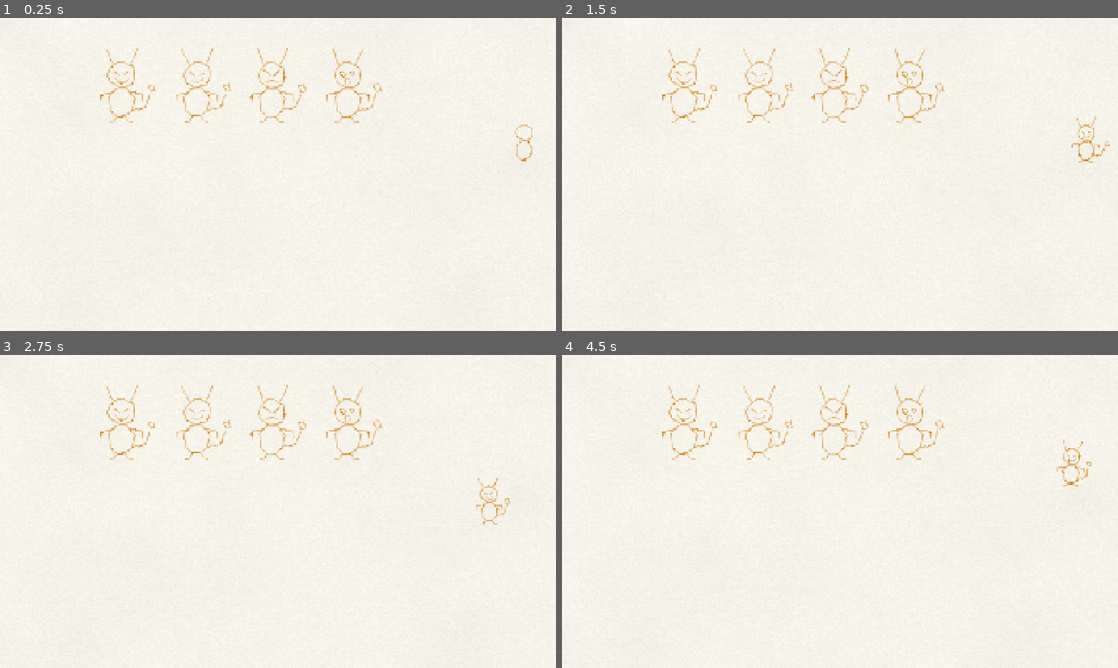
Above: before the commit, frames 1-4 (two rows, left to right).
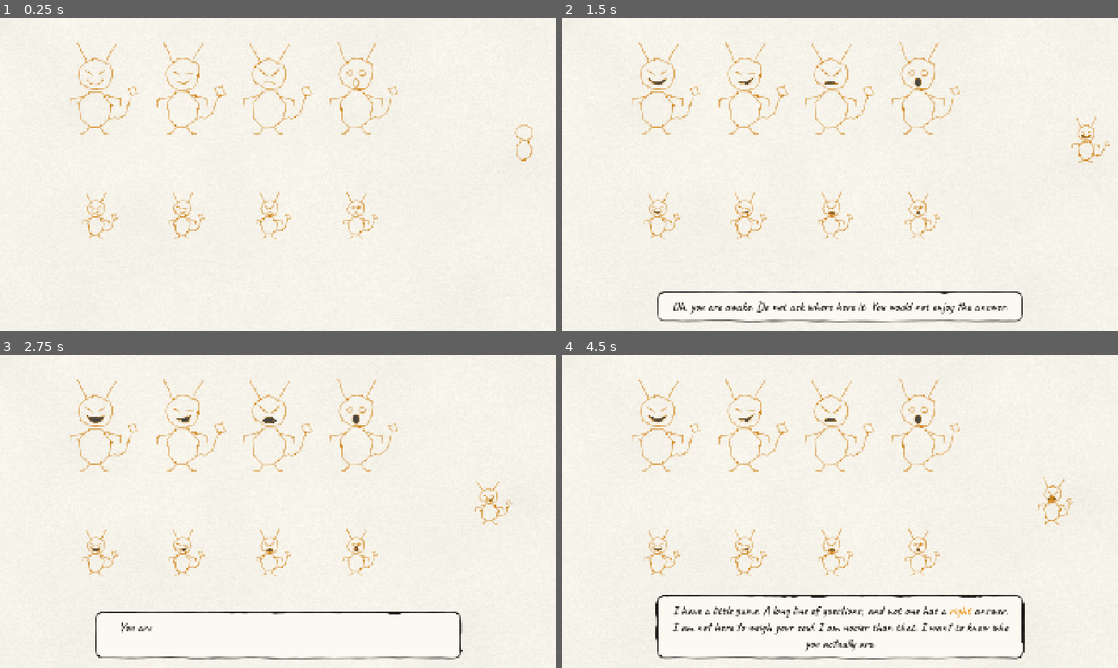
Above: after the commit, the same moments.

Repository: GoktugSugar/your_call
Game: Godot game, scene res://dev/imp_sampler.tscn
Two runs of this game, one before a commit and one after it. Both use one fixed random seed, a clock stepped at 60 frames per second and the inputs below. This scene is started directly instead of the project's main scene. Sound files missing from this copy of the repository are replaced by a short silence.
Inputs (mouse positions are in pixels of both pictures, inside the frame that each line leads up to):
- Up to frame 1 (0.25 s): no input
- Up to frame 2 (1.5 s): tap Enter at 0.5 s; move the mouse to (962, 158) at 0.52 s; press the mouse at (962, 158) at 0.53 s; release the mouse at (962, 158) at 1.25 s; drag from (728, 190) to (812, 237) at 1.27 s
- Up to frame 3 (2.75 s): move the mouse to (333, 442) at 2.02 s; hold Shift from 2.03 s (still down); click (333, 442) at 2.17 s
- Up to frame 4 (4.5 s): release Shift at 2.75 s; drag from (812, 574) to (673, 464) at 2.77 s; move the mouse to (1006, 558) at 3.52 s; tap Ctrl at 3.6 s; click (1006, 558) at 3.67 s; drag from (673, 464) to (756, 433) at 4.27 s

The runs differ from the first frame. In frame 1, 3.6% of the frame differs, in the area x 12-72%, y 7-71%; in frame 2, 5.3%; in frame 3, 5.0%; in frame 4, 6.8%, in the area x 12-96%, y 7-98%.

Commit message:
Show every face talking in the imp sampler
The four faces, big and at game size, mouth along with a dialogue box
that says the voiced intro by itself, and the live imp is wired to it
the way the game wires him.

Co-Authored-By: Claude Opus 5.5 <noreply@anthropic.com>

Diff:
--- a/dev/imp_sampler.gd
+++ b/dev/imp_sampler.gd
@@ -1,20 +1,72 @@
 extends Node2D
-## Development only: the imp in each expression, and one live imp that appears, talks and hops.
+## Development only: the imp in each expression, big and at his size in the game, every one moving his
+## mouth along with a dialogue box that says a few voiced lines by itself, over and over; and one live
+## imp, wired to the box as the game wires him, who appears, talks, changes face each page and hops.
 
+## The live imp.
 @export var imp: Imp
-@export var spacing := 260.0
+## The box that says the lines.
+@export var dialogue: DialogueBox
+## The chapter the lines come from.
+@export_file("*.json") var chapter_path := "res://content/chapters/ch1_tracks.json"
+## The beats whose lines the box says, in turn.
+@export var beats: Array[StringName] = [&"intro"]
+## Space between the faces in a row.
+@export var spacing := 300.0
+## Where the first big face stands.
+@export var big_row := Vector2(330.0, 400.0)
+## How big the big faces are drawn.
+@export_range(0.5, 4.0, 0.05) var big_scale := 2.0
+## Where the first face at the imp's size in the game stands.
+@export var game_size_row := Vector2(330.0, 760.0)
+
+var _pages := 0
 
 
 func _ready() -> void:
 	var faces := ImpDrawing.Face.values()
 	for i in faces.size():
-		var sample := ImpDrawing.new()
-		sample.face = faces[i]
-		sample.position = Vector2(420.0 + spacing * i, 360.0)
-		sample.scale = Vector2.ONE * 1.6
-		add_child(sample)
+		_add_talking_face(faces[i], big_row + Vector2(spacing * i, 0.0), big_scale)
+		_add_talking_face(faces[i], game_size_row + Vector2(spacing * i, 0.0), 1.0)
+	dialogue.talking_changed.connect(imp.set_talking)
+	dialogue.page_shown.connect(_on_page_shown)
+	imp.set_speech(dialogue.spoken_character)
+	var lines := _lines()
 	await imp.appear(Imp.Wing.RIGHT)
-	imp.set_talking(true)
 	while is_inside_tree():
-		await get_tree().create_timer(0.8).timeout
-		await imp.hop()
+		await dialogue.say(lines, false, true)
+
+
+## One face drawn at [param at] and [param size], its mouth moving with whatever the box says.
+func _add_talking_face(face: ImpDrawing.Face, at: Vector2, size: float) -> void:
+	var sample := ImpDrawing.new()
+	sample.face = face
+	sample.position = at
+	sample.scale = Vector2.ONE * size
+	add_child(sample)
+	var mouth := ImpMouth.new()
+	mouth.drawing = sample
+	mouth.speech = dialogue.spoken_character
+	dialogue.talking_changed.connect(func(talking: bool) -> void: mouth.talking = talking)
+	sample.add_child(mouth)
+
+
+## The lines of [member beats], or a line of its own when the chapter has none of them.
+func _lines() -> Array[LineData]:
+	var lines: Array[LineData] = []
+	var chapter := ContentLoader.new(Profile.axis_ids()).load_chapter(chapter_path)
+	for beat_id in beats:
+		var beat: BeatData = chapter.find_beat(beat_id) if chapter != null else null
+		if beat != null:
+			lines.append_array(beat.all_lines())
+	if lines.is_empty():
+		lines.append(LineData.make("sampler.talk", "Nothing to say? Then I shall make something up, as usual."))
+	return lines
+
+
+## Each page the live imp tries the next face, and may hop.
+func _on_page_shown(_line: LineData, _page: int, _page_count: int) -> void:
+	var faces := ImpDrawing.Face.values()
+	imp.set_face(faces[_pages % faces.size()])
+	_pages += 1
+	imp.hop_if_settled()
--- a/dev/imp_sampler.tscn
+++ b/dev/imp_sampler.tscn
@@ -1,13 +1,20 @@
-[gd_scene load_steps=4 format=3]
+[gd_scene load_steps=5 format=3]
 
 [ext_resource type="PackedScene" path="res://ink/paper/paper.tscn" id="1_paper"]
 [ext_resource type="Script" path="res://dev/imp_sampler.gd" id="2_sampler"]
 [ext_resource type="PackedScene" path="res://figures/imp/imp.tscn" id="3_imp"]
+[ext_resource type="PackedScene" path="res://ui/dialogue/dialogue_box.tscn" id="4_dialogue"]
 
-[node name="ImpSampler" type="Node2D" node_paths=PackedStringArray("imp")]
+[node name="ImpSampler" type="Node2D" node_paths=PackedStringArray("imp", "dialogue")]
 script = ExtResource("2_sampler")
 imp = NodePath("Imp")
+dialogue = NodePath("UI/DialogueBox")
 
 [node name="Paper" parent="." instance=ExtResource("1_paper")]
 
 [node name="Imp" parent="." instance=ExtResource("3_imp")]
+
+[node name="UI" type="CanvasLayer" parent="."]
+layer = 10
+
+[node name="DialogueBox" parent="UI" instance=ExtResource("4_dialogue")]
